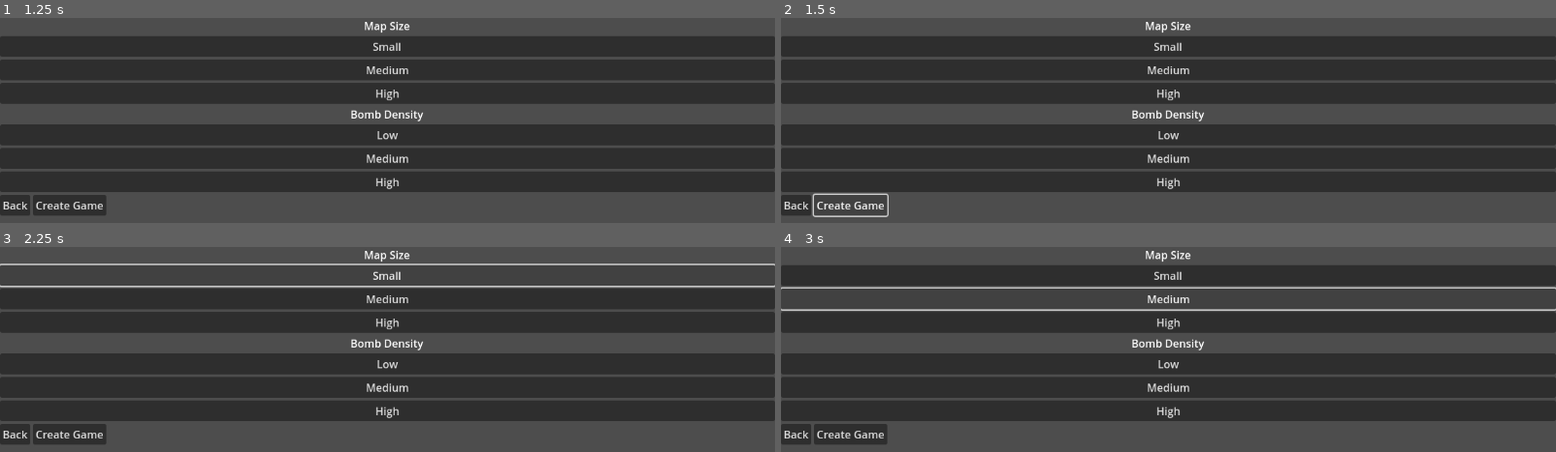
Above: before the commit, frames 1-4 (two rows, left to right).
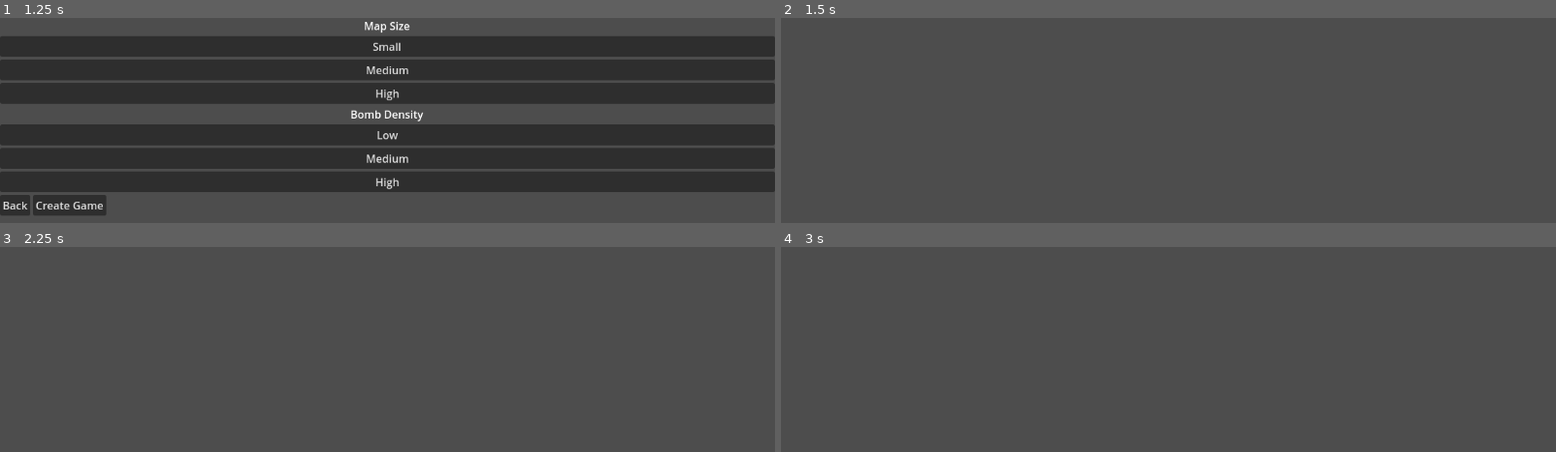
Above: after the commit, the same moments.

Repository: szcarr/Tile-Tactician
Game: Godot game, scene res://scenes/menu/main_menu/MainMenu.tscn
Two runs of this game, one before a commit and one after it. Both use one fixed random seed, a clock stepped at 60 frames per second and the inputs below.
Inputs (mouse positions are in pixels of both pictures, inside the frame that each line leads up to):
- Up to frame 1 (1.25 s): click "Play" at 0.5 s
- Up to frame 2 (1.5 s): click "Create Game" at 1.25 s
- Up to frame 3 (2.25 s): click (387, 275) at 2 s, where only the run before the commit has a clickable "Small"
- Up to frame 4 (3 s): click (1168, 298) at 2.75 s, where only the run before the commit has a clickable "Medium"

Frame 1 is identical in both runs. In frame 2, 61% of the frame differs, in the area x 0-100%, y 1-98%; in frame 3, 53%; in frame 4, 53%.
Error after the commit: Parse Error: Expected indented block after function declaration. (res://scenes/game/game_window.gd:7)

Commit message:
[Create game window based on settings. #3] Added new number images based on how many mines adjacent to its tile.

Diff:
--- /dev/null
+++ b/scenes/game/GameWindow.tscn
@@ -0,0 +1,6 @@
+[gd_scene load_steps=2 format=3 uid="uid://d0jrks0mamcsi"]
+
+[ext_resource type="Script" uid="uid://cu4v8dd16gdh7" path="res://scenes/game/game_window.gd" id="1_qp4f6"]
+
+[node name="GameWindow" type="Node2D"]
+script = ExtResource("1_qp4f6")
--- /dev/null
+++ b/scenes/game/game_window.gd
@@ -0,0 +1,7 @@
+extends Node2D
+
+
+func _generate_game_data() -> void:
+	pass
+
+func _generate_pre_game_data_tiles() -> void:
--- a/scenes/menu/difficulty_menu/difficulty_menu.gd
+++ b/scenes/menu/difficulty_menu/difficulty_menu.gd
@@ -38,3 +38,4 @@
 func _on_create_game_button_pressed() -> void:
 	GameSettings.game_map_size = current_map_size
 	GameSettings.game_bomb_density = current_bomb_density
+	get_tree().change_scene_to_file("res://scenes/game/GameWindow.tscn")
--- /dev/null
+++ b/scenes/tile/Tile.tscn
@@ -0,0 +1,21 @@
+[gd_scene load_steps=2 format=3 uid="uid://c3aiyosemeyp6"]
+
+[ext_resource type="Script" uid="uid://c1aayp4sr0x4u" path="res://scenes/tile/tile.gd" id="1_el6ae"]
+
+[node name="Tile" type="ColorRect"]
+anchors_preset = -1
+anchor_right = 0.035
+anchor_bottom = 0.062000003
+offset_right = -0.3199997
+offset_bottom = -0.1760025
+script = ExtResource("1_el6ae")
+
+[node name="Button" type="Button" parent="."]
+layout_mode = 1
+anchors_preset = 15
+anchor_right = 1.0
+anchor_bottom = 1.0
+grow_horizontal = 2
+grow_vertical = 2
+
+[connection signal="pressed" from="Button" to="." method="_on_button_pressed"]
--- /dev/null
+++ b/scenes/tile/tile.gd
@@ -0,0 +1,5 @@
+extends ColorRect
+
+
+func _on_button_pressed() -> void:
+	print("YEA")
--- a/scripts/globals/game_settings.gd
+++ b/scripts/globals/game_settings.gd
@@ -12,5 +12,17 @@
 	HIGH,
 }
 
+var map_tiles := {
+	MapSize.SMALL: Vector2(20, 20),
+	MapSize.MEDIUM: Vector2(40, 40),
+	MapSize.LARGE: Vector2(60, 60),
+}
+
+var bomb_amount := {
+	BombDensity.LOW: 20,
+	BombDensity.MEDIUM: 40,
+	BombDensity.HIGH: 60,
+}
+
 var game_map_size: int
 var game_bomb_density: int
Binary file added: resources/img/nums/one.png
Not shown, added: resources/img/nums/one.png.import
Binary file added: resources/img/nums/three.png
Binary file added: resources/img/nums/two.png
Not shown, added: resources/img/nums/two.png.import
Not shown, added: scenes/game/game_window.gd.uid
Not shown, added: scenes/tile/tile.gd.uid
Not shown, added: resources/xcfs/lines.xcf
Not shown, added: resources/xcfs/one.xcf
Not shown, added: resources/xcfs/three.xcf
Not shown, added: resources/xcfs/two.xcf
